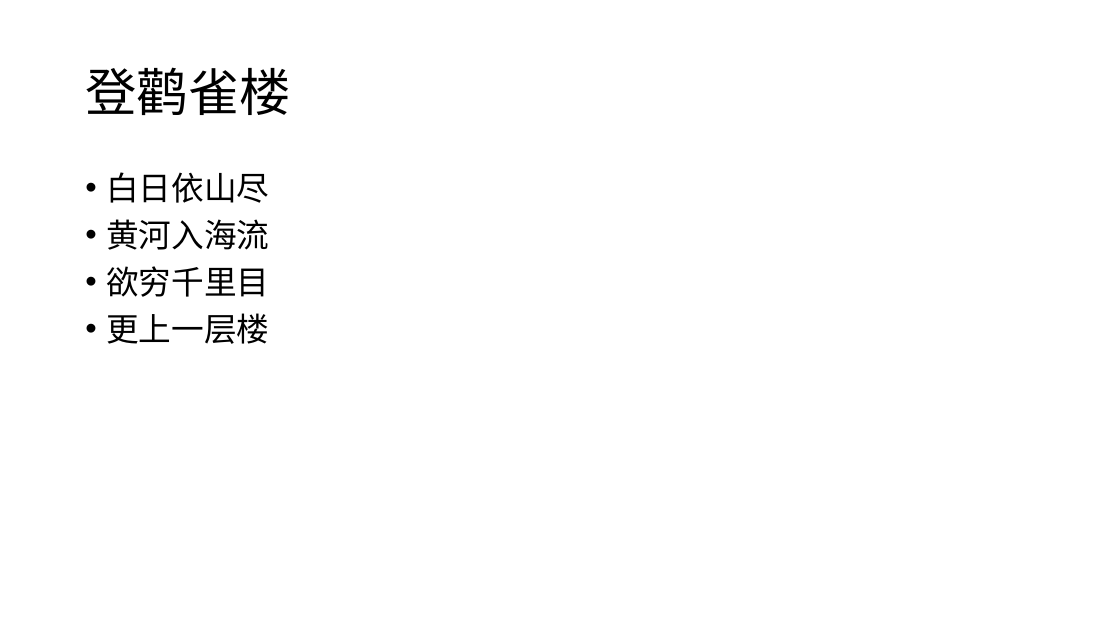
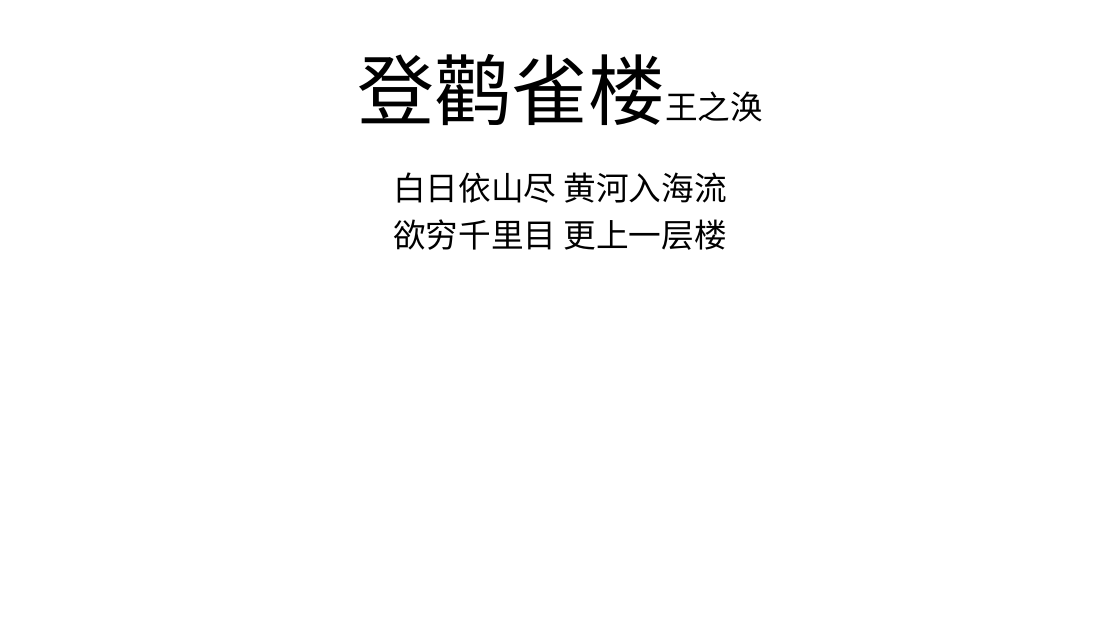
Before and after one commit to ChuckTest/ppt-test, a slide deck: slide 2 of Exercise1.pptx. Drawn at 1120x630 pixels with LibreOffice and Linux fonts; fonts in the diff are those of the drawing. Boxes give left, top, right and bottom in pixels: in the first picture for what was removed or moved away, otherwise in the second. Text is boxed around its words. In the diff, an @@ line names an element or a change of style, - is before the commit and + after.

Commit message:
（三） 在幻灯片中插入图片 1.编排文本

```diff
--- a/Exercise1.pptx
+++ b/Exercise1.pptx
@@ title at bbox=[357, 54, 763, 125]: text changed; size 44 to 66 pt; font Noto Sans CJK SC to Noto Sans CJK JP @@
-登鹳雀楼
+登鹳雀楼王之涣
@@ text at bbox=[393, 172, 727, 250]: text changed @@
-• 白日依山尽
-• 黄河入海流
-• 欲穷千里目
-• 更上一层楼
+白日依山尽 黄河入海流
+欲穷千里目 更上一层楼
```
